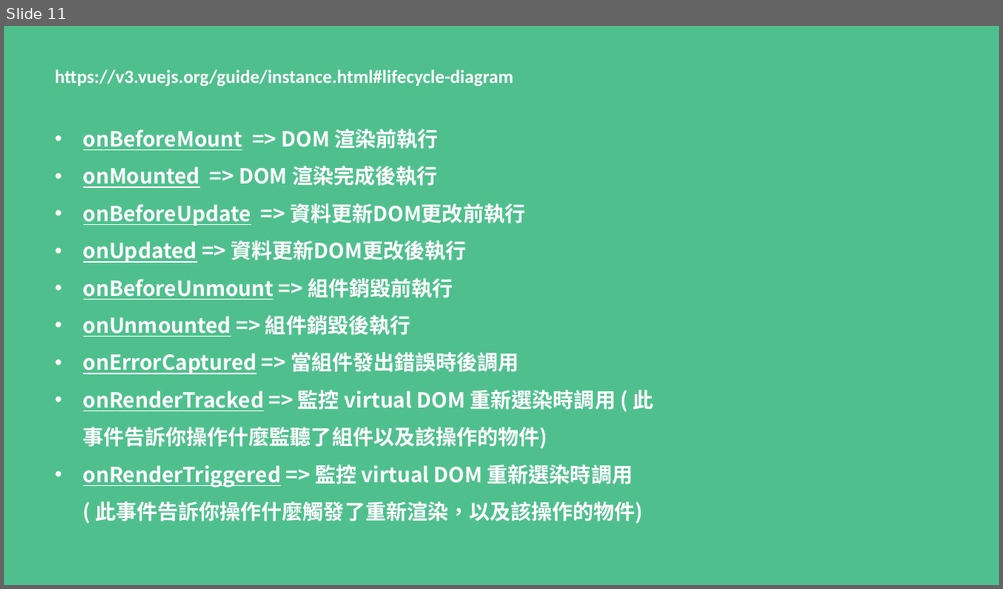
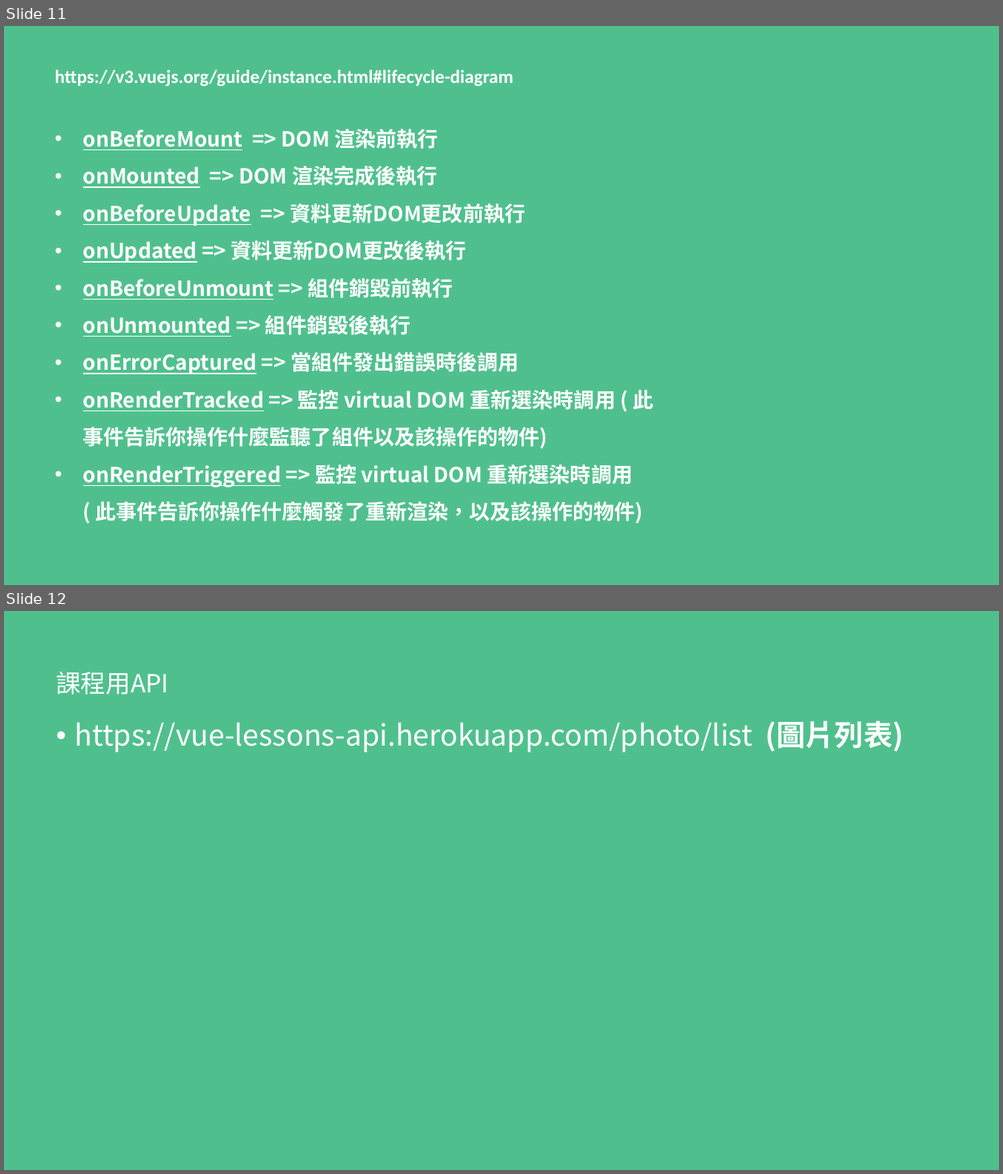
Before and after one commit to MikeOnlineCourse/Vue3_Course_Example, a slide deck: VUE-BASE/vue-base.pptx. Shown one above the other, each under a label of ours: slide 11 before the commit, slides 11 and 12 after it. The pictures are 1003x589 and 1003x1174 pixels, drawn with LibreOffice and Linux fonts; fonts in the diff are those of the drawing. Boxes give left, top, right and bottom in pixels: in the first picture for what was removed or moved away, otherwise in the second. Text is boxed around its words. In the diff, an @@ line names an element or a change of style, - is before the commit and + after.

Commit message:
add ppt

```diff
--- a/VUE-BASE/vue-base.pptx
+++ b/VUE-BASE/vue-base.pptx
@@ slide 12 added at bbox=[4, 611, 999, 1170], background #4FC08D @@
@@ title added at bbox=[56, 672, 168, 695], 24 pt, text #FFFFFF @@
+課程用API
@@ text added at bbox=[74, 721, 903, 752], 28 pt, text #FFFFFF @@
+• https://vue-lessons-api.herokuapp.com/photo/list (圖片列表)
```
